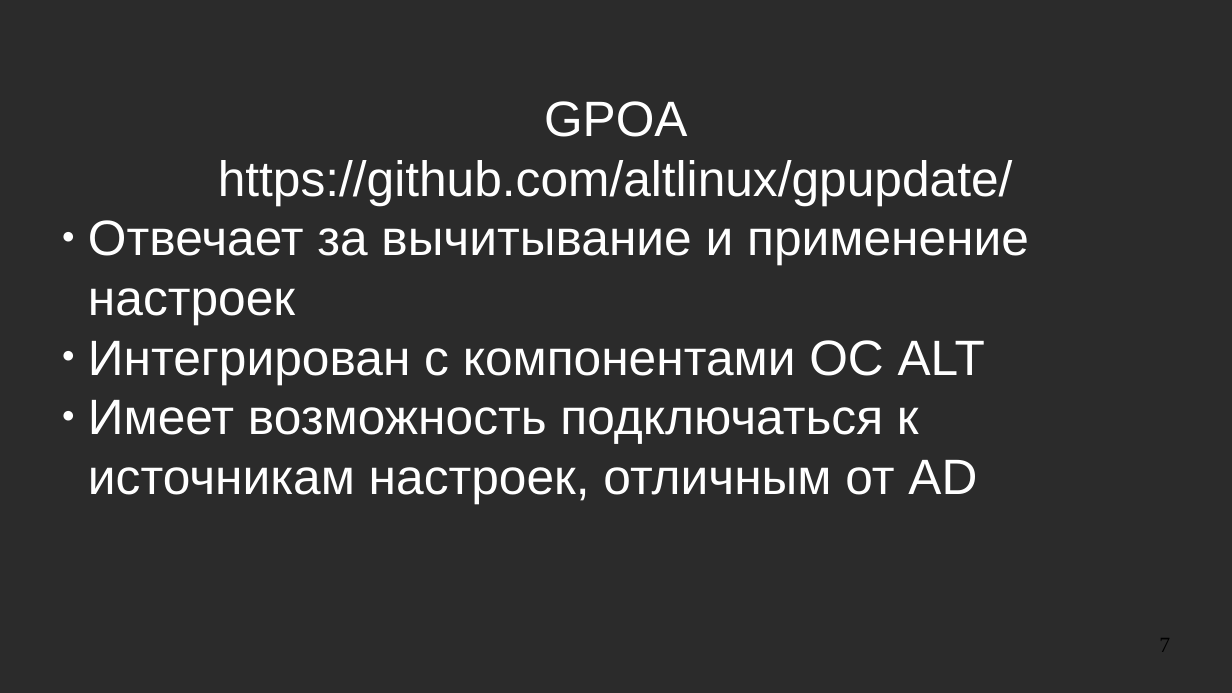
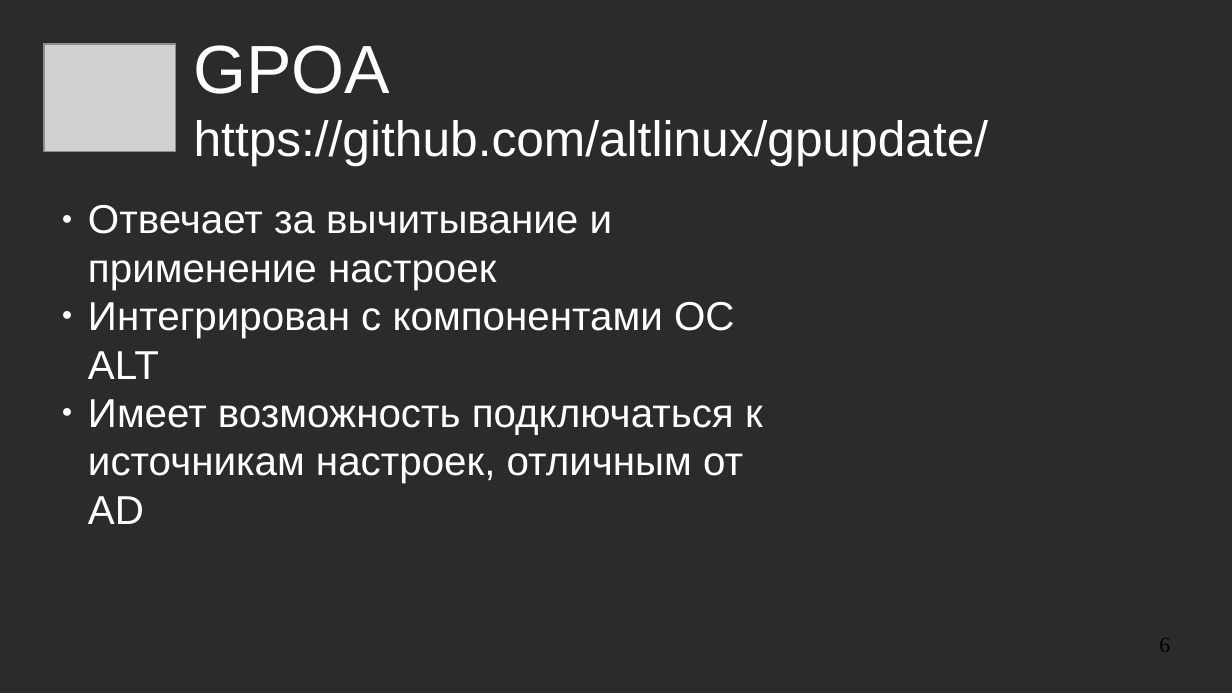
Before and after one commit to NIR-Ginko/presentations, a slide deck: slide 6 of 2020-11-05 Group Policies in ALT/abstract.odp (slide 7 before the commit). Drawn at 1232x693 pixels with LibreOffice and Linux fonts; fonts in the diff are those of the drawing; grey boxes stand for pictures; background and template pictures are left out; a plain dark background stands for a picture behind light text. Boxes give left, top, right and bottom in pixels: in the first picture for what was removed or moved away, otherwise in the second. Text is boxed around its words. In the diff, an @@ line names an element or a change of style, - is before the commit and + after.

```diff
--- a/2020-11-05 Group Policies in ALT/abstract.odp
+++ b/2020-11-05 Group Policies in ALT/abstract.odp
@@ picture added at (44, 44, 176, 151) @@
@@ title added at (194, 45, 989, 166), 32 pt, text #FFFFFF @@
+GPOA
+https://github.com/altlinux/gpupdate/
@@ subtitle at (218, 101, 1013, 205): paragraphs removed @@
-GPOA
-https://github.com/altlinux/gpupdate/
@@ subtitle "Отвечает за вычитывание и применение ...": place and size @@
-subtitle "Отвечает за вычитывание и применение ..." at (88, 101, 1029, 503)
+subtitle "Отвечает за вычитывание и применение ..." at (88, 205, 763, 524)
@@ subtitle "Отвечает за вычитывание и применение ..." at (88, 205, 763, 524): size 32 to 26 pt @@
@@ page number at (1159, 638, 1170, 652): text changed @@
-7
+6
```
Also in this commit, not shown: 4 other slides changed, 1 slide removed.
